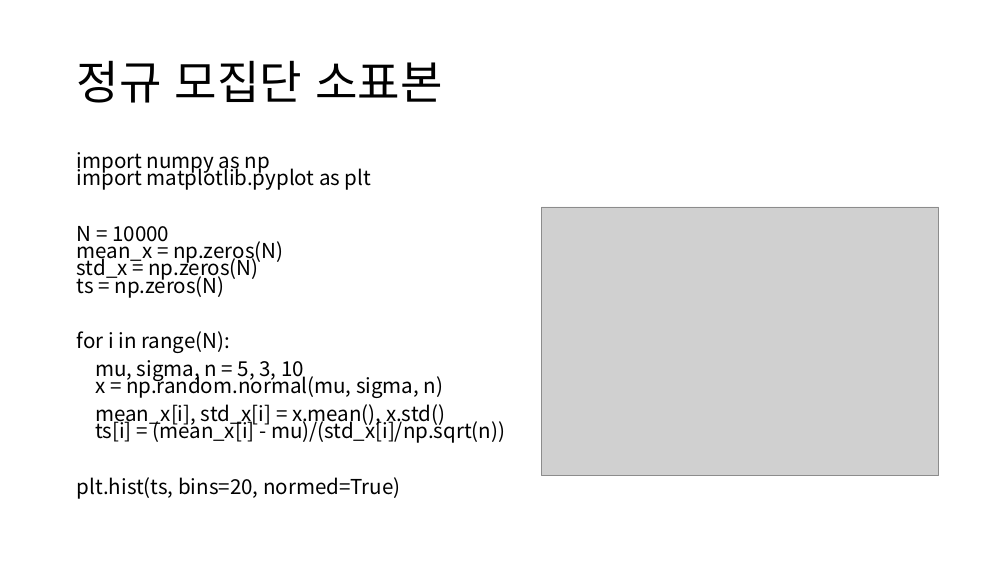
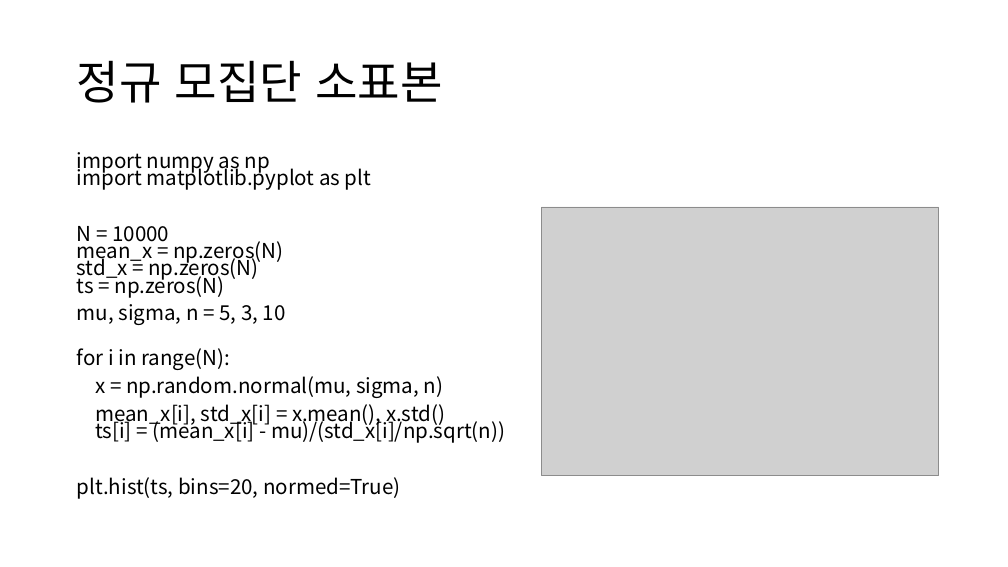
Before and after one commit to ksublee/SPuP, a slide deck: slide 22 of ppt/Python_9_Probability.pptx. Drawn at 1008x567 pixels with LibreOffice and Linux fonts; fonts in the diff are those of the drawing; grey boxes stand for pictures. Boxes give left, top, right and bottom in pixels: in the first picture for what was removed or moved away, otherwise in the second. Text is boxed around its words. In the diff, an @@ line names an element or a change of style, - is before the commit and + after.

```diff
--- a/ppt/Python_9_Probability.pptx
+++ b/ppt/Python_9_Probability.pptx
@@ text at (77, 304, 286, 325): paragraph added @@
+mu, sigma, n = 5, 3, 10
@@ text at (95, 376, 443, 398): text changed @@
-mu, sigma, n = 5, 3, 10
-x = np.random.normal(mu, sigma, n)
+x = np.random.normal(mu, sigma, n)
```
Also in this commit, not shown: 1 other slide changed, 1 other file.
